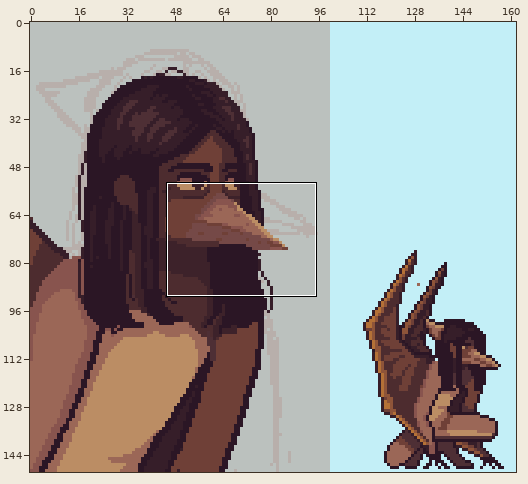
File history of a pixel-art file, Personal_Genessis/Portrait/dioltas.aseprite. Above, an overview of the earlier version with the close-up marked.
Close-up. First the earlier version:
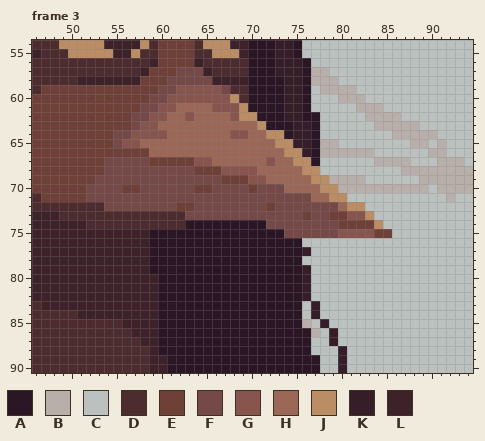
162x150 pixels, 3 frames. Colours within 5 levels of each other are drawn and written as one. Shown: frame 3: x 46..94, y 54..90.
Visible layers, top first: "Dioltas", "Group 1/pelo", "Group 1/Layer 3", "Layer 2" opacity 14%, "Layer 1".
Palette (. is transparent): A #2b1625  B #b8afab  C #bbc1be  D #4d2c2f  E #6f4037  F #754947  G #88544e  H #9b6757  J #bb8d64  K #361e29  L #3d222a
Pixels before, frame 3, first column x 46:
54 DDDJJJJJLLLLJDEEEEDJJJLLAAAKKACCCCCCCCCCCCCCCCCCC
55 LDDDJJJJJLLJDDEEEEDDJJJLAAAKKACCCCCCCCCCCCCCCCCCC
56 DDDDDDDDDDDDDLEEEELDDDDDAAAKKKACCCCCCCCCCCCCCCCCC
57 DDDDDDDDDDDDLEEEFFFLDDDDAAAKKKABBCCCCCCCCCCCCCCCC
58 DDDDDLLLLLLLEEEFFFFFLLLLAAAAKKABBBCCCCCCCCCCCCCCC
59 DEEEEEEEEEEEEEFFGGGGGFDDAAAAKKACBBBBCCCCCCCCCCCCC
60 EEEEEEEEEEEEEFFGGGGGGGJDAAAAKKACCCBBBCCCCCCCCCCCC
61 EEEEEEEEEEEEFFGGHHHHGGGJAAAAKKACCCCCBBBCCCCCCCCCC
62 EEEEEEEEEEEFFGGHHGHHHHGJJAAAKKAACCCCCBBBBCCCCCCCC
63 EEEEEEEEEEEFGGHHHHHHHHHHHJAAAKKACCCCCCBBBBBCCCCCC
64 EEEEEEEEEFFGGGGHHHHHHHGGHHJJAKKACCCCCCCCBBBBBCCCC
65 EEEEEEEEEFGGHHHHHHHHHHHHHHHJJKKABBCCCCCCCCBBCBCCC
66 EEEEEEEEEEEEEHHHHHHHHHHHHHHHJJKABBBBBBCCCCCCBBCCC
67 EEEEEEEEFFFFFEEEEEGGHHHHHHGHHJJACCCCCCBBBBCCCBBBC
68 EEEEEEEEFFFFFFFFFFEEEGGGGHHHHHJJCCCCCCCCCBBBBBBBB
69 EEEEEEEFFFFFFFFFFFFFFEEEGGHHHHHJJBBBBCCCCCCBBBBBB
70 EEEEEEFFFFEEFFFFFFEEFFFFEFFFHHHHJJBBBBBBBBBBCBBBB
71 DEEEEEFFFFFFFFFFFFFFFFFFFFFFFFFHHJJCCCCCCCCCCCBCC
72 DDDDDDDDFFFFFFFFEEFFFFFFFFEFFFFFFFHJJCCCCCCCCCCCC
73 LLLDDDDDDDDDDDDDDFFFFFFFFFFFFFEFFEEGGJCCCCCCCCCCC
74 LLLLLLDDDDDDDDDDDAAAAAAAAAFFFFFFFFEEEEJCCCCCCCCCC
75 LLLLLLLLLLLLLAAAAAAAAAAAAAAAFFFFFFGGGGEECCCCCCCCC
76 LLLLLLLLLLLLLAAAAAAAAAAAAAAAAACCCCCCCCCCCCCCCCCCC
77 LLLLLLLLLLLLLAAAAAAAAAAAAAAAAAKCCCCCCCCCCCCCCCCCC
78 LLLLLLLLLLLLLAAAAAAAAAAAAAAAAACCCCCCCCCCCCCCCCCCC
79 LLLLLLLLLLLLLAAAAAAAAAAAAAAAAAKCCCCCCCCCCCCCCCCCC
80 LLLLLLLLLLLLLLAAAAAAAAAAAAAAAAKCCCCCCCCCCCCCCCCCC
81 LLLLLLLLLLLLLLAAAAAAAAAAAAAAAAKCCCCCCCCCCCCCCCCCC
82 LLLLLLLLLLLLLLAAAAAAAAAAAAAAAAKCCCCCCCCCCCCCCCCCC
83 DLLLLLLLLLLLLLAAAAAAAAAAAAAAAACKCCCCCCCCCCCCCCCCC
84 DDDDDLLLLLLLLLAAAAAAAAAAAAAAAACKCCCCCCCCCCCCCCCCC
85 DDDDDDDDDDLLLLAAAAAAAAAAAAAAAABCKCCCCCCCCCCCCCCCC
86 DDDDDDDDDDDLLLAAAAAAAAAAAAAAAAABCKCCCCCCCCCCCCCCC
87 DDDDDDDDDDDDLLAAAAAAAAAAAAAAAAACCKCCCCCCCCCCCCCCC
88 DDDDDDDDDDDDDLAAAAAAAAAAAAAAAAACCCKCCCCCCCCCCCCCC
89 DDDDDDDDDDDDDLLAAAAAAAAAAAAAAAAACCKCCCCCCCCCCCCCC
90 DDDDDDDDDDDDDLLAAAAAAAAAAAAAAAAACCKCCCCCCCCCCCCCC
And afterwards:
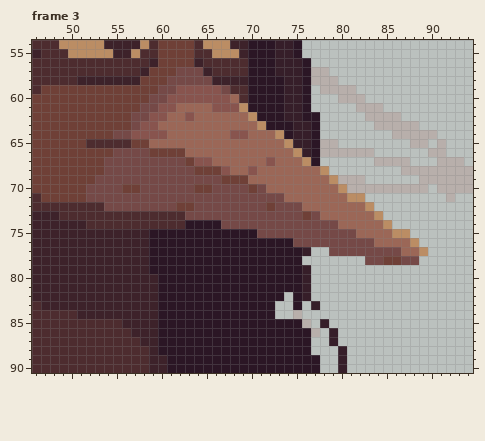
Changes in this commit:
Frame 3, layers "Group 1/pelo", "Group 1/Layer 3":
Colour A becomes colour B in row 84 at x 75.
Colour A becomes colour C in row 82 at x 74; in rows 83 to 84 at x 73 to 74.
Colour K becomes colour C in row 84 at x 77.
Colour E becomes colour D in row 65 at x 52 to 54.
Colour F becomes colour D in row 65 at x 55.
Colour G becomes colour D in row 65 at x 56.
Colour C becomes colour E in row 78 at x 85 to 86.
Colour G becomes colour E in row 65 at x 57.
Colour H becomes colour E in row 65 at x 58; in row 66 at x 59 to 62.
Colour A becomes colour F in row 74 at x 67 to 71; in row 75 at x 71 to 73; in row 76 at x 75.
Colour C becomes colour F in row 76 at x 76 to 83; in row 77 at x 79 to 86; in row 78 at x 83 to 84 and 87 to 88.
Colour E becomes colour F in row 66 at x 55 to 58; in row 67 at x 59 to 62.
Colour G becomes colour F in row 75 at x 80 to 81.
Colour C becomes colour H in row 76 at x 84 to 87; in row 77 at x 87 to 88.
Colour E becomes colour H in row 73 at x 79 to 80; in row 74 at x 80 to 83; in row 75 at x 84 to 85.
Colour F becomes colour H in row 70 at x 72 to 73; in row 71 at x 74 to 76; in row 72 at x 76 to 79; in row 73 at x 78.
Colour G becomes colour H in row 62 at x 68; in row 68 at x 68 to 69; in row 69 at x 70 to 71; in row 73 at x 81 to 82; in row 75 at x 82 to 83.
Colour J becomes colour H in row 60 at x 68; in row 62 at x 69; in row 64 at x 72; in row 65 at x 73; in row 66 at x 74; in row 67 at x 75.
Colour J becomes colour H in row 68 at x 76 to 77; in row 69 at x 77 to 78; in row 70 at x 78 to 79; in row 71 at x 79 to 80; in row 72 at x 81 to 82; in row 73 at x 83.
Colour J becomes colour H in row 74 at x 84.
Colour B becomes colour J in row 69 at x 79; in row 70 at x 80.
Colour C becomes colour J in row 68 at x 78; in row 71 at x 81 to 82; in row 72 at x 83; in row 73 at x 84; in row 74 at x 85; in row 75 at x 86 to 87.
Colour C becomes colour J in row 76 at x 88; in row 77 at x 89.
Boxes around the changes in both close-ups, in picture pixels (x1, y1, x2, y2):
changed: (221, 94, 428, 265)
changed: (86, 139, 185, 166)
changed: (275, 292, 320, 319)
